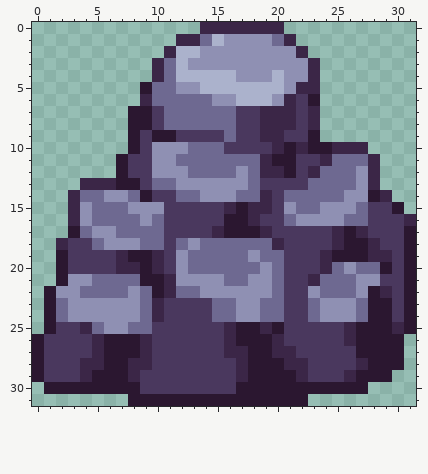
Two versions of one pixel-art sprite, textures/rock_round.png. Above, as it was before the edit.
The file is 32x32 pixels. Colours within 5 levels of each other are drawn and written as one.
The result:
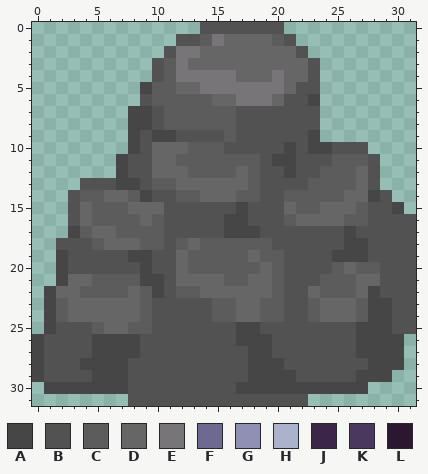
Palette (. is transparent): A #464646  B #525252  C #5c5c5c  D #666666  E #787578  F #6e6991  G #8f90b3  H #abb2cc  J #3b2647  K #4a385e  L #2b1730
Changes in this commit:
Changed rows in their new state; - is an unchanged pixel.
first column x 0:
 0 --------------BBBBBBB-----------
 1 ------------BBCEDDDDCB----------
 2 -----------BEEDDDDDDDDB---------
 3 ----------BCEDDDDDDDDDDB--------
 4 ----------BCEEEEEDDDEDDB--------
 5 ---------ACCDDEEEEEEEDBB--------
 6 ---------BCCCCCDDEEEDBBA--------
 7 --------AABCCCCCCBBBBBBB--------
 8 --------AABCCCCCCBBBBBBB--------
 9 --------ABAABBBBCBBBBBBA--------
10 --------ABDDDCCCBBBBBABAABBB----
11 -------ABBDDCCCCCCCBAABBBCCCB---
12 -------ABBDDDCCCCDCBBABBCCCDB---
13 ----BBBAABCCDDDDDDCBBBBCCCCDB---
14 ---BCCDDCABBCCDDDCCBBCCCCCDDAB--
15 ---BDCCCDDDBBBBBBABBBDCCDDDCBBA-
16 ---BDCCCCDCBBBBBAABBBCDDDDCCBBBB
17 ---ACDDCCCCBBBBBAAABBBBBBBABBBBB
18 --BBBCDDDCCBCDCCCCCCBBBBBBAABBBB
19 --ABBBBBAABBDCCCCCDCCBBBBAAABBBB
20 --ABBBBBBABBDCCCCCCDCBBBBCDCCBBB
21 --ADDCCCCAABDDDDCCDDCBBBCCCDDBBB
22 -ADDCCCCDCABCCDDDDDDCBBDCCCDABBB
23 -ACDDDDDDCBBBBBCCDDCCBBCDDDCAABB
24 -ACDDDDDDCBBBBBCCDDCCBBCDDDCAABB
25 -ABBBCDDCCBBBBBBBAABBBBBBBBAAABB
26 ABBBBAAAABBBBBBBBAAABBBBBBBAAAA-
27 ABBBBAAAABBBBBBBBBAABBBBBBBAAAA-
28 ABBBAAAABBBBBBBBBBAAABBBBBBBAAA-
29 ABBBBAAABBBBBBBBBBAAAABBBBBAAA--
30 -AAAAAAABBBBBBBBBAAAAAAAAAAA----
31 --------BBBBBBBBBBBBBBB---------
Pixel boxes of the changes (left, top, right, bottom) in both pictures:
changed: (32, 22, 416, 406)
